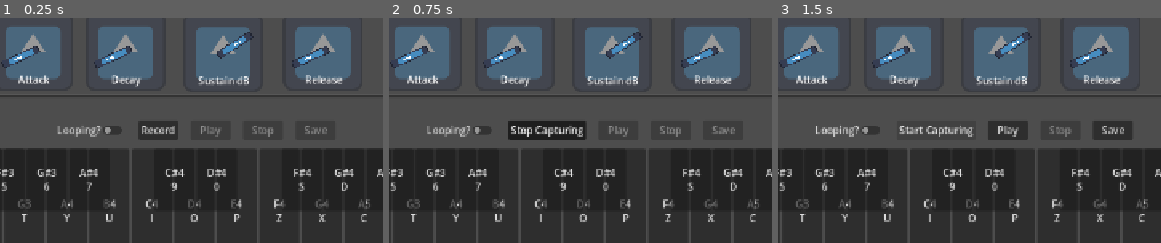
Above: before the commit, frames 1-3 (left to right).
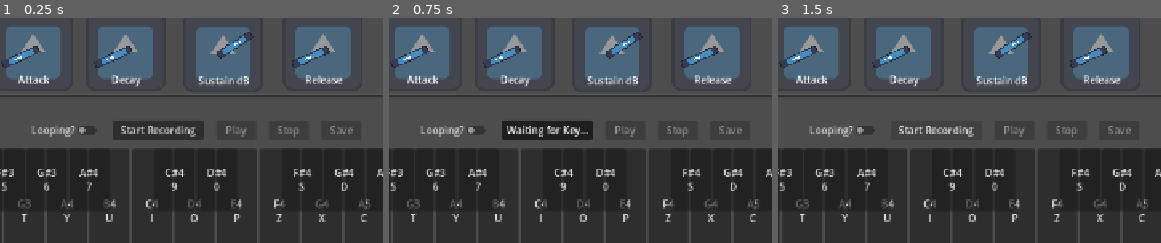
Above: after the commit, the same moments.

Repository: BaconEggsRL/GDSynth
Game: Godot game, scene res://main.tscn
Two runs of this game, one before a commit and one after it. Both use one fixed random seed, a clock stepped at 60 frames per second and the inputs below. The engine's default icon, where the game draws it, is replaced by a stand-in: a white triangle on a blue panel in a dark square.
Inputs:
- Up to frame 1 (0.25 s): no input
- Up to frame 2 (0.75 s): click "Record" (after the commit: "Start Recording") at 0.5 s
- Up to frame 3 (1.5 s): click "Stop Capturing" (after the commit: "Waiting for Key...") at 1.25 s
The pictures show only the part of the screen within x 22-72%, y 18-68%; the shares and areas given below are measured in that part.

The runs differ from the first frame. In frame 1, 1.9% of the frame differs, in the area x 8-93%, y 45-55%; in frame 2, 1.6%; in frame 3, 1.5%.

Commit message:
loop recording

Diff:
--- a/main.gd
+++ b/main.gd
@@ -35,9 +35,6 @@
 @export var save_btn:Button
 @export var save_status:Label
 var save_dir:String = "user://"
-
-var record_text = "Record"
-var stop_text = "Stop"
 
 var capture_mix_rate:float = 44100.0  # Default, but will be set dynamically
 var capture_effect:AudioEffectCapture
@@ -74,6 +71,10 @@
 
 # note label
 @export var note_label:Label
+var queue_capture:bool = false
+var start_recording_text:String = "Start Recording"
+var queue_recording_text:String = "Waiting for Key..."
+var stop_recording_text:String = "Stop Recording"
 
 
 
@@ -127,7 +128,6 @@
 
 	# connect signals
 	self.looping_btn.toggled.connect(_on_looping_toggled)
-	record_btn.text = record_text
 	self.record_btn.toggled.connect(_on_record_toggled)
 	self.play_btn.toggled.connect(_on_play_toggled)
 	self.stop_btn.toggled.connect(_on_stop_toggled)
@@ -145,6 +145,7 @@
 
 
 	note_label.text = ""
+	record_btn.text = start_recording_text
 
 	print(piano_frequencies)
 	print()
@@ -504,7 +505,7 @@
 	print("Start Capturing")
 	is_capturing = true
 
-	record_btn.text = "Stop Capturing"
+	record_btn.text = stop_recording_text
 	play_btn.disabled = true
 	save_btn.disabled = true
 
@@ -513,7 +514,7 @@
 	print("Stop Capturing")
 	is_capturing = false
 
-	record_btn.text = "Start Capturing"
+	record_btn.text = start_recording_text
 	play_btn.disabled = false  # Enable play button after capturing stops
 	save_btn.disabled = false
 
@@ -521,15 +522,24 @@
 
 func _on_record_toggled(_toggled_on: bool) -> void:
 	if _toggled_on:
+		queue_capture = true
+		record_btn.text = queue_recording_text
+		# start_capturing()
+	else:
+		if queue_capture:
+			queue_capture = false
+			record_btn.text = start_recording_text
+		else:
+			stop_capturing()
+
+
+func _on_piano_button_pressed(btn:PianoButton) -> void:
+	print("hello")
+	note_label.text = btn.text
+	# start capture if queued
+	if queue_capture:
+		queue_capture = false
 		start_capturing()
-	else:
-		stop_capturing()
-
-
-
-func _on_piano_button_pressed(btn:PianoButton) -> void:
-	# print("hello")
-	note_label.text = btn.text
 
 
 func _on_knob_turned(deg:float, type:String="") -> void:
--- a/main.tscn
+++ b/main.tscn
@@ -159,12 +159,13 @@
 text = "Looping?"
 
 [node name="record" type="Button" parent="Control/ControlBtns/MarginContainer/VBoxContainer/record"]
+custom_minimum_size = Vector2(145, 0)
 layout_mode = 2
 size_flags_horizontal = 3
 focus_mode = 0
 toggle_mode = true
 action_mode = 0
-text = "Record"
+text = "Waiting for Key..."
 
 [node name="play" type="Button" parent="Control/ControlBtns/MarginContainer/VBoxContainer/record"]
 custom_minimum_size = Vector2(64, 0)
